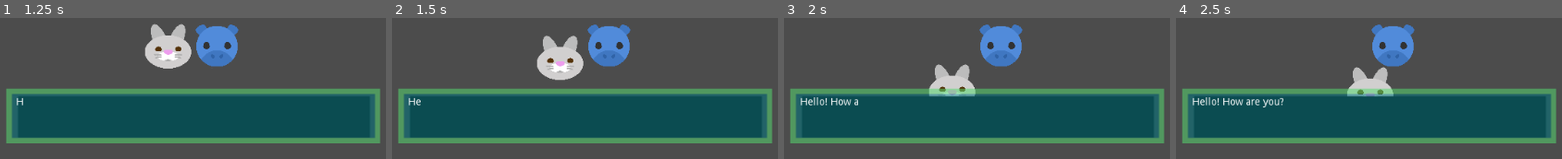
Above: before the commit, frames 1-4 (left to right).
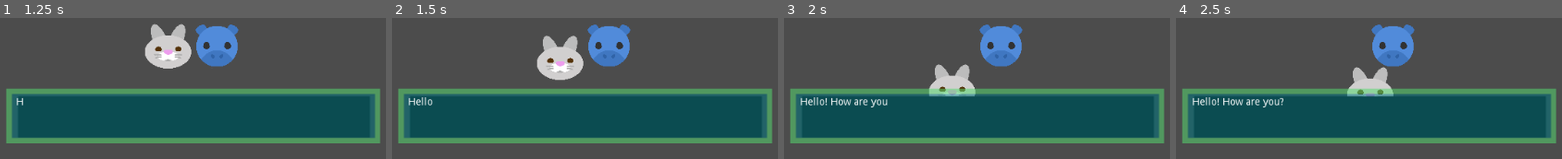
Above: after the commit, the same moments.

Repository: ryugold777/Godot_Interaction_With_Demo
Game: Godot game, scene res://Interacao.tscn
Two runs of this game, one before a commit and one after it. Both use one fixed random seed, a clock stepped at 60 frames per second and the inputs below.
Inputs:
- Up to frame 1 (1.25 s): tap Enter (ui_accept) at 0.5, 0.6, 0.77, 1.07 s; hold Right (ui_right) from 0.53 s (still down)
- Up to frame 2 (1.5 s): release Right (ui_right) at 1.28 s; hold Down (ui_down) from 1.28 s (still down); tap Enter (ui_accept) at 1.35 s
- Up to frame 3 (2 s): keep holding Down (ui_down); tap Enter (ui_accept) at 1.52, 1.82 s
- Up to frame 4 (2.5 s): release Down (ui_down) at 2.03 s; hold Right (ui_right) from 2.03 s (still down); tap Enter (ui_accept) at 2.1 s

Frame 1 is identical in both runs. In frame 2, 0.1% of the frame differs, in the area x 7-11%, y 56-63%; in frame 3, 0.2%, in the area x 19-27%, y 57-64%; in frame 4, nothing differs.

Commit message:
Update area_char_2.gd

Diff:
--- a/area_char_2.gd
+++ b/area_char_2.gd
@@ -43,7 +43,6 @@
 		exibir_caixa_mensagem.visible = true
 		pagina = 0
 		$sound.stream_paused = false
-		texto_mensagem.visible_characters = -1
 		while (texto_mensagem.visible_characters) <= (texto_mensagem.text.length()):
 			texto_mensagem.visible_characters += 1
 			$sound.play()
